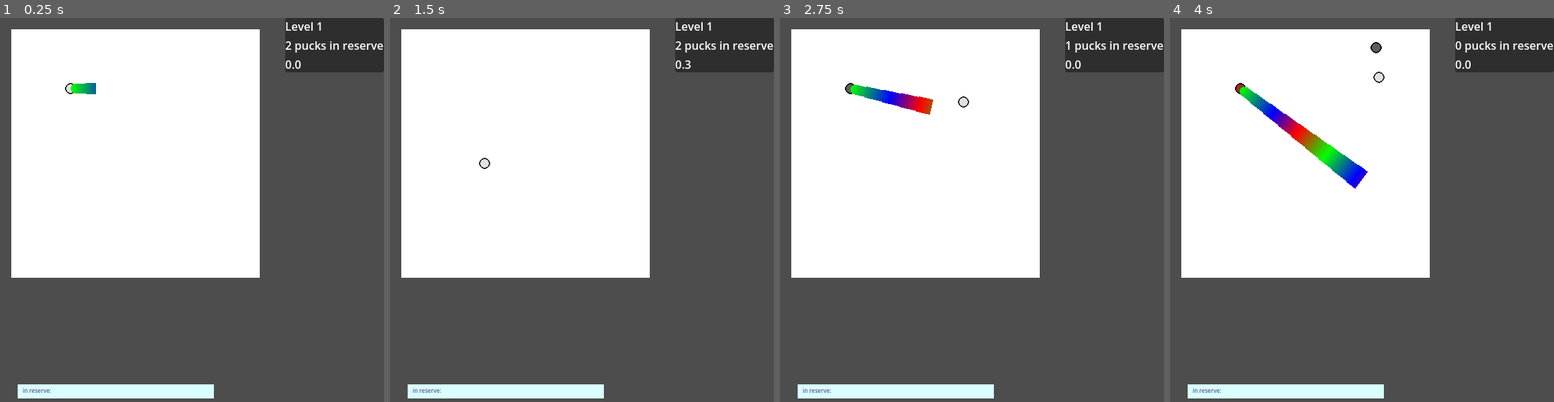
Above: before the commit, frames 1-4 (left to right).
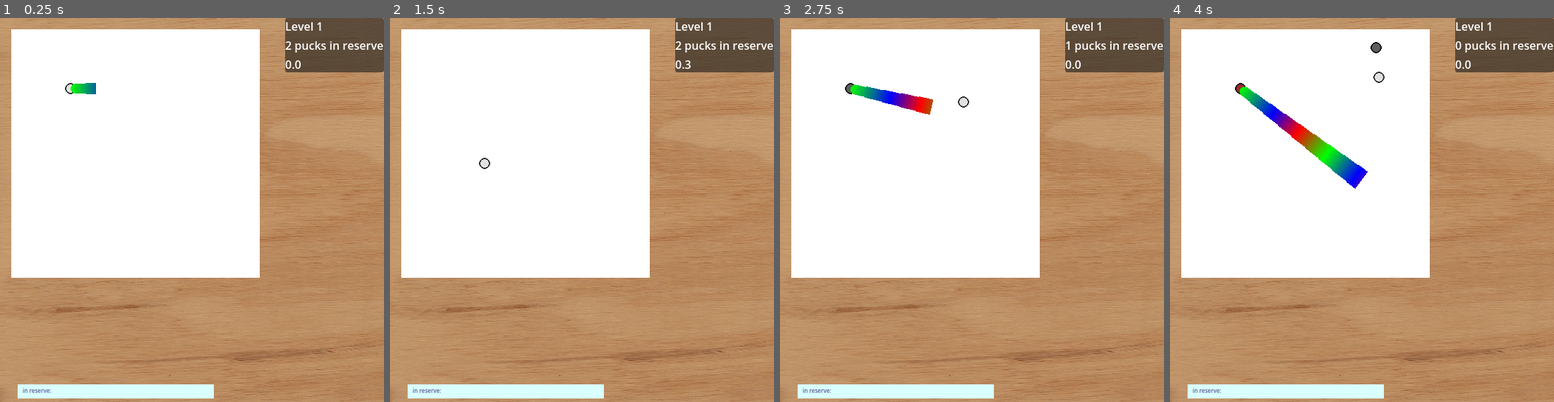
Above: after the commit, the same moments.

Repository: autumn-heights/levelherup-jam-2026
Game: Godot game, scene res://scenes/world.tscn
Same seed, same stepped clock (60 frames per second), same inputs: the game is played once before the commit and once after it.
Inputs (mouse positions are in pixels of both pictures, inside the frame that each line leads up to):
- Up to frame 1 (0.25 s): no input
- Up to frame 2 (1.5 s): tap Enter at 0.5 s; move the mouse to (666, 190) at 0.52 s; press the mouse at (666, 190) at 0.53 s; tap Space at 1.25 s; move the mouse to (505, 229) at 1.27 s; release the mouse at (505, 229) at 1.28 s; click (505, 229) at 1.35 s
- Up to frame 3 (2.75 s): move the mouse to (1010, 125) at 2.02 s; press the mouse at (1010, 125) at 2.03 s
- Up to frame 4 (4 s): move the mouse to (1342, 286) at 2.77 s; release the mouse at (1342, 286) at 2.78 s; click (1342, 286) at 2.85 s; move the mouse to (1477, 267) at 3.52 s; press the mouse at (1477, 267) at 3.53 s

The runs differ from the first frame. In frame 1, 56% of the frame differs, in the area x 0-100%, y 0-100%; in frame 2, 56%; in frame 3, 56%; in frame 4, 56%.

Commit message:
added a wood background

Diff:
--- a/fill-bucket-golf/scenes/UI/canvas_layer.tscn
+++ b/fill-bucket-golf/scenes/UI/canvas_layer.tscn
@@ -23,7 +23,8 @@
 layout_mode = 2
 text = "game end :)
 credits:
-au, june, lou, steph"
+au, june, lou, steph
+wood texture from texturelabs.org"
 
 [node name="InfoContainer" type="PanelContainer" parent="." unique_id=1527373170]
 anchors_preset = 1
--- a/fill-bucket-golf/scenes/world.tscn
+++ b/fill-bucket-golf/scenes/world.tscn
@@ -4,11 +4,17 @@
 [ext_resource type="Script" uid="uid://bjhrjeia7dlr7" path="res://scenes/world.gd" id="1_rwgxs"]
 [ext_resource type="PackedScene" uid="uid://jfyb1eprsq0q" path="res://World/LevelGrid.tscn" id="2_4wyf3"]
 [ext_resource type="PackedScene" uid="uid://bs0srx22746xf" path="res://scenes/UI/Inventory.tscn" id="2_71j4m"]
+[ext_resource type="Texture2D" uid="uid://k6ykkqevuhbd" path="res://ART/Texturelabs_Wood_266L.jpg" id="2_i7141"]
 [ext_resource type="Script" uid="uid://dpf4n35y738ly" path="res://scenes/borders.gd" id="3_71j4m"]
 [ext_resource type="PackedScene" uid="uid://cxwry3wfpwcdb" path="res://scenes/UI/canvas_layer.tscn" id="4_k0juu"]
 
 [node name="World" type="Node2D" unique_id=90205617]
 script = ExtResource("1_rwgxs")
+
+[node name="Sprite2D" type="Sprite2D" parent="." unique_id=1536510915]
+position = Vector2(301, 336)
+scale = Vector2(0.5610849, 0.46640736)
+texture = ExtResource("2_i7141")
 
 [node name="Thrower" parent="." unique_id=4659465 instance=ExtResource("1_nnsk1")]
 position = Vector2(20, 321)
Binary file added: fill-bucket-golf/ART/Texturelabs_Wood_266L.jpg
Not shown, added: fill-bucket-golf/ART/Texturelabs_Wood_266L.jpg.import
